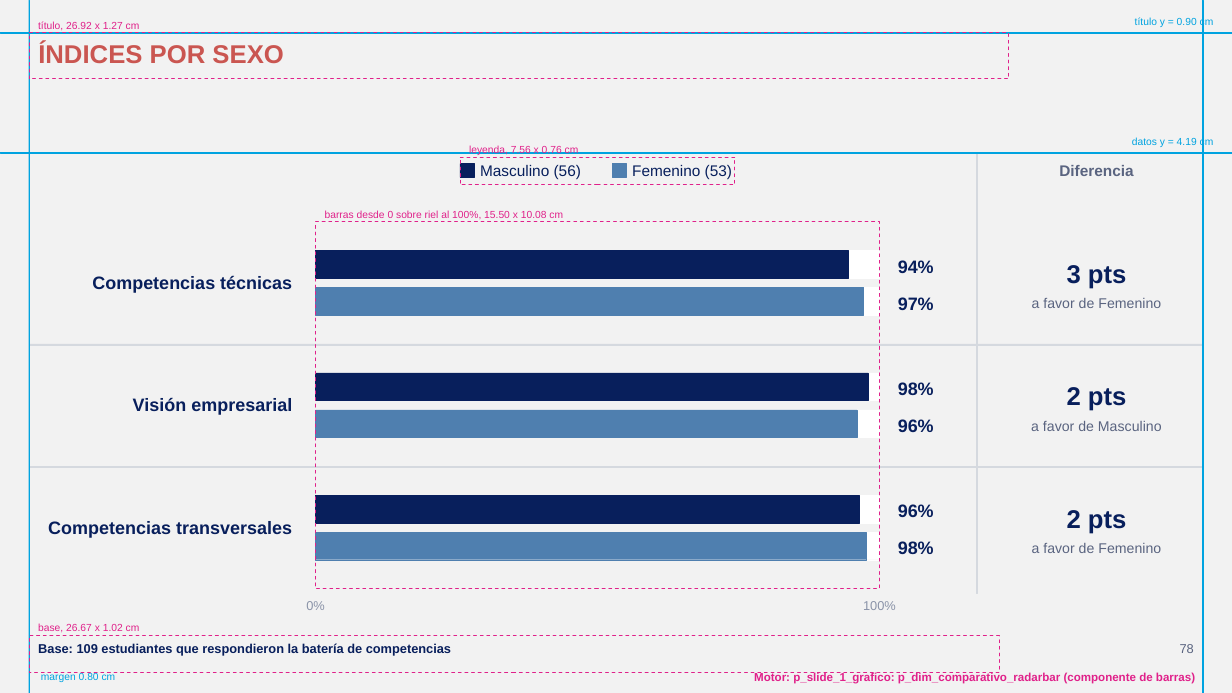
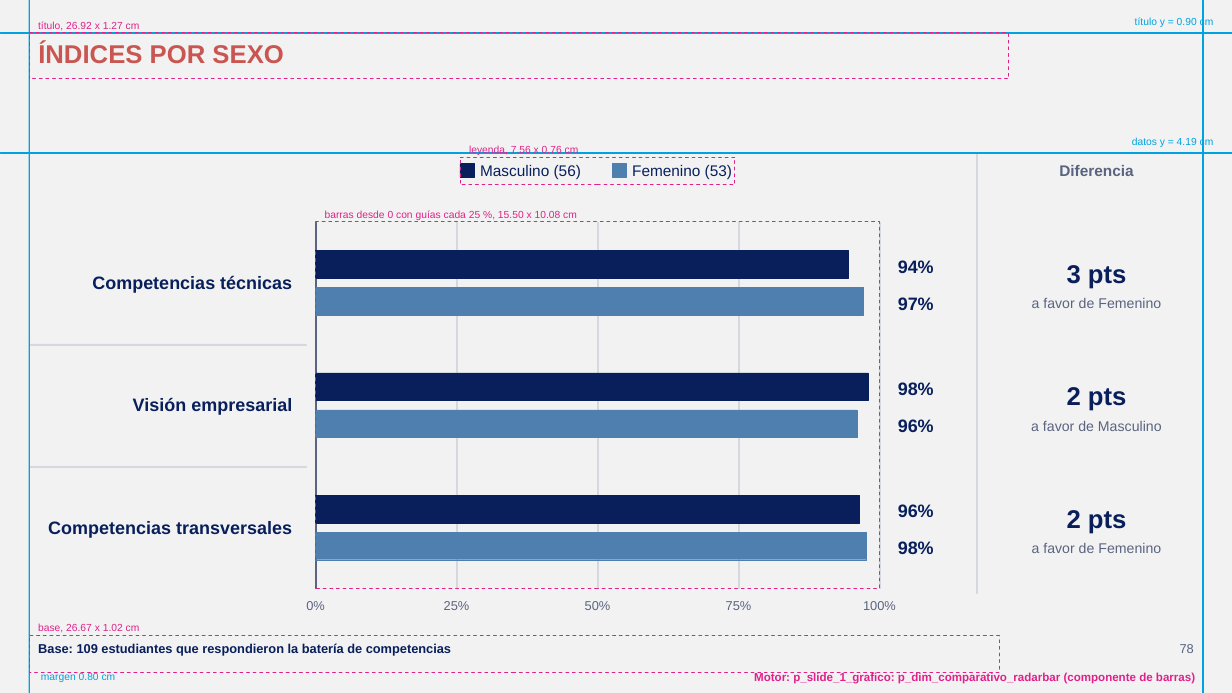
Before and after one commit to GonzaloAlmendariz/prosecnur-app, a slide deck: slide 78 of docs/qa/motor-ppt-2026-10-06/4-recetario/recetario-fiel-guias.pptx. Drawn at 1232x693 pixels with LibreOffice and Linux fonts; fonts in the diff are those of the drawing; background and template pictures are left out. Boxes give left, top, right and bottom in pixels: in the first picture for what was removed or moved away, otherwise in the second. Text is boxed around its words. In the diff, an @@ line names an element or a change of style, - is before the commit and + after.

```diff
--- a/docs/qa/motor-ppt-2026-10-06/4-recetario/recetario-fiel-guias.pptx
+++ b/docs/qa/motor-ppt-2026-10-06/4-recetario/recetario-fiel-guias.pptx
@@ rectangle added at (315,222,316,589), fill #5A6480, outline #5A6480 0.25 pt @@
@@ text at (325,210,577,220): text changed @@
-barras desde 0 sobre riel al 100%, 15.50 x 10.08 cm
+barras desde 0 con guías cada 25 %, 15.50 x 10.08 cm
@@ rectangle added at (457,222,457,589), fill #D5D9DF, outline #D5D9DF 0.25 pt @@
@@ rectangle added at (597,222,598,589), fill #D5D9DF, outline #D5D9DF 0.25 pt @@
@@ rectangle added at (738,222,739,589), fill #D5D9DF, outline #D5D9DF 0.25 pt @@
@@ rectangle added at (879,222,880,589), fill #D5D9DF, outline #D5D9DF 0.25 pt @@
@@ rectangle removed at (316,250,880,278) @@
@@ rectangle removed at (316,287,880,315) @@
@@ rectangle removed at (30,344,1203,345) @@
@@ rectangle removed at (316,373,880,401) @@
@@ rectangle removed at (316,409,880,437) @@
@@ rectangle removed at (30,467,1203,468) @@
@@ rectangle removed at (316,495,880,523) @@
@@ rectangle removed at (316,532,880,560) @@
@@ text "0%" at (306,601,325,610): text colour #8A93A8 to #5A6480 @@
@@ text "100%" at (863,601,896,610): text colour #8A93A8 to #5A6480 @@
@@ text added at (444,601,470,610), 10 pt, text #5A6480 @@
+25%
@@ text added at (585,601,611,610), 10 pt, text #5A6480 @@
+50%
@@ text added at (726,601,752,610), 10 pt, text #5A6480 @@
+75%
```
Also in this commit, not shown: 13 other slides changed, 4 slides added, 11 other files.
